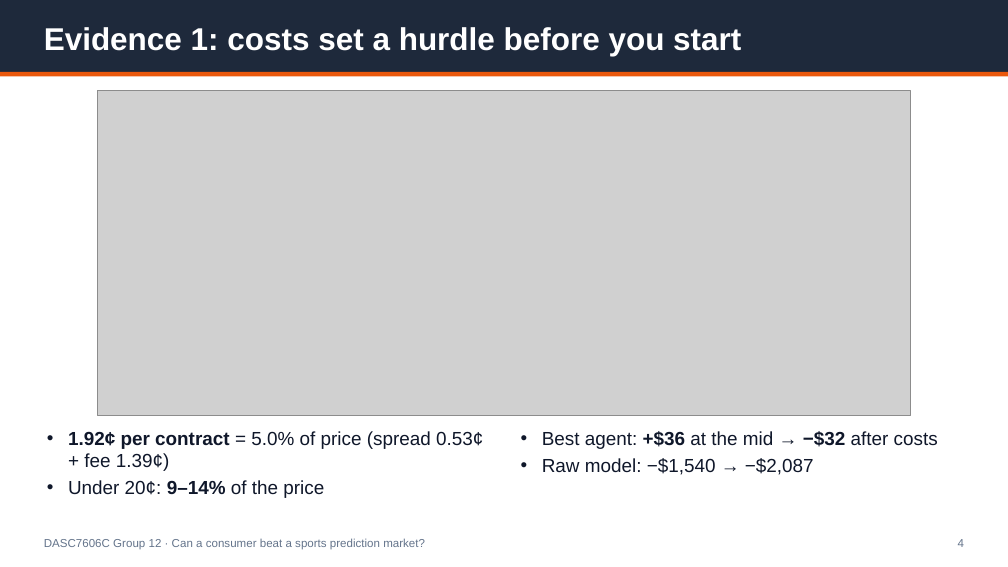
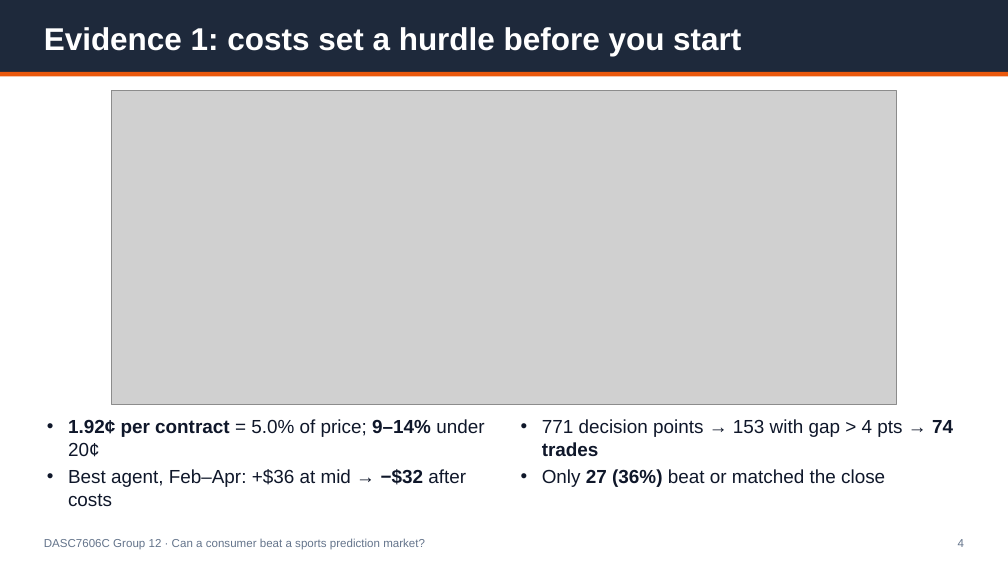
Before and after one commit to Michaelyzr/nba-agent, a slide deck: slide 4 of presentation/nba_agent_deck.pptx. Drawn at 1008x567 pixels with LibreOffice and Linux fonts; fonts in the diff are those of the drawing; grey boxes stand for pictures. Boxes give left, top, right and bottom in pixels: in the first picture for what was removed or moved away, otherwise in the second. Text is boxed around its words. In the diff, an @@ line names an element or a change of style, - is before the commit and + after.

```diff
--- a/presentation/nba_agent_deck.pptx
+++ b/presentation/nba_agent_deck.pptx
@@ picture resized from (x1=98, y1=91, x2=910, y2=416) to (x1=112, y1=91, x2=897, y2=405) @@
@@ text at (x1=68, y1=419, x2=484, y2=507): text changed @@
-• 1.92¢ per contract = 5.0% of price (spread 0.53¢ + fee 1.39¢)
-• Under 20¢: 9–14% of the price
+• 1.92¢ per contract = 5.0% of price; 9–14% under 20¢
+• Best agent, Feb–Apr: +$36 at mid → −$32 after costs
@@ text at (x1=542, y1=419, x2=953, y2=487): text changed @@
-• Best agent: +$36 at the mid → −$32 after costs
-• Raw model: −$1,540 → −$2,087
+• 771 decision points → 153 with gap > 4 pts → 74 trades
+• Only 27 (36%) beat or matched the close
```
Also in this commit, not shown: 7 other slides changed, 2 slides added, 2 slides removed, 6 other files.
